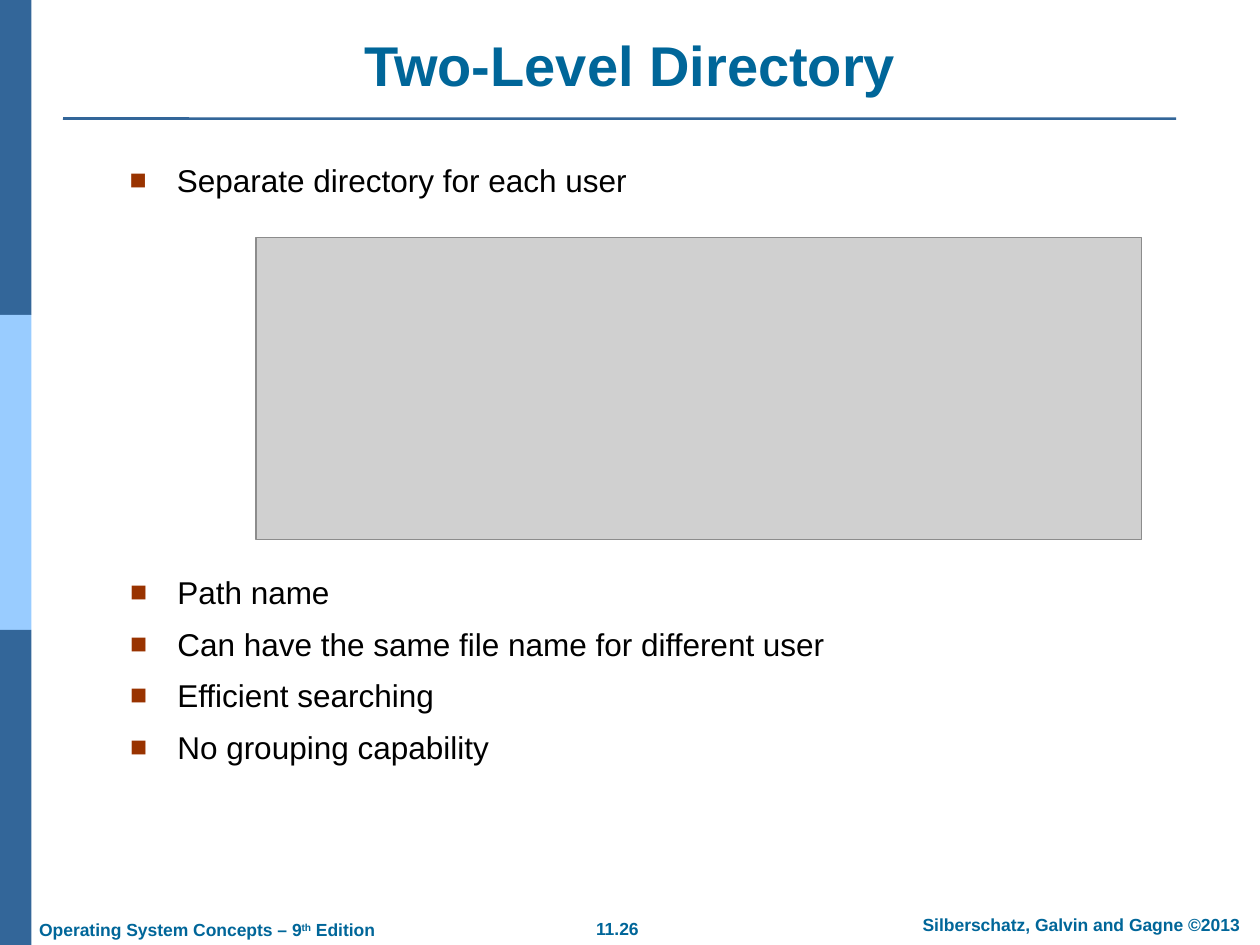
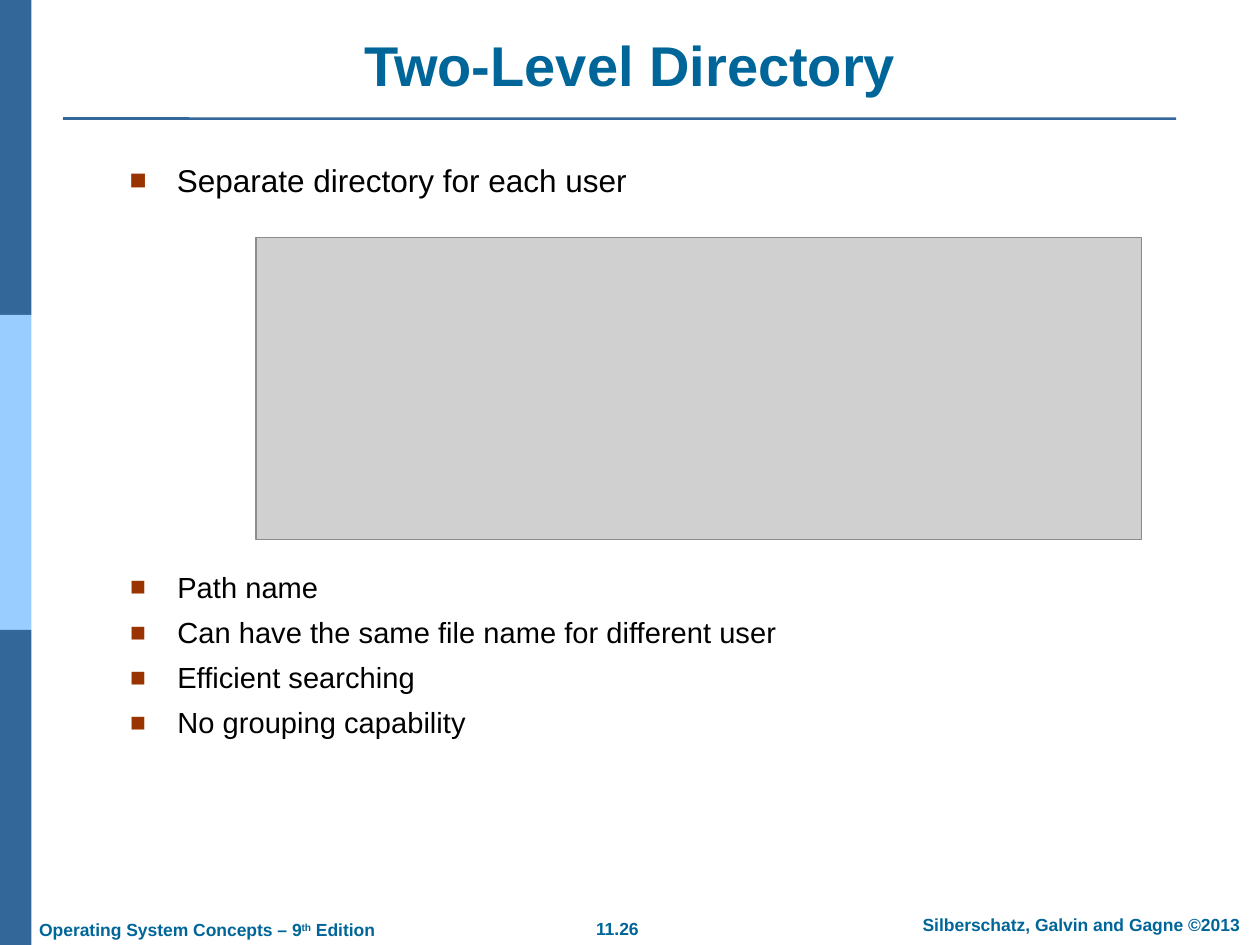
Before and after one commit to GeneralNitin/S4, a slide deck: slide 26 of S4/03. OS/PPTs/PPT-dir/ch11.ppt. Drawn at 1260x945 pixels with LibreOffice and Linux fonts; fonts in the diff are those of the drawing; grey boxes stand for pictures; background and template pictures are left out. Boxes give left, top, right and bottom in pixels: in the first picture for what was removed or moved away, otherwise in the second. Text is boxed around its words. In the diff, an @@ line names an element or a change of style, - is before the commit and + after.

```diff
--- a/S4/03. OS/PPTs/PPT-dir/ch11.ppt
+++ b/S4/03. OS/PPTs/PPT-dir/ch11.ppt
@@ text "Path name" at [177, 577, 776, 739]: size 18 to 16.6 pt; line spacing 1 to 0.9 @@
```
Also in this commit, not shown: 3 other slides changed, 47 other files.
